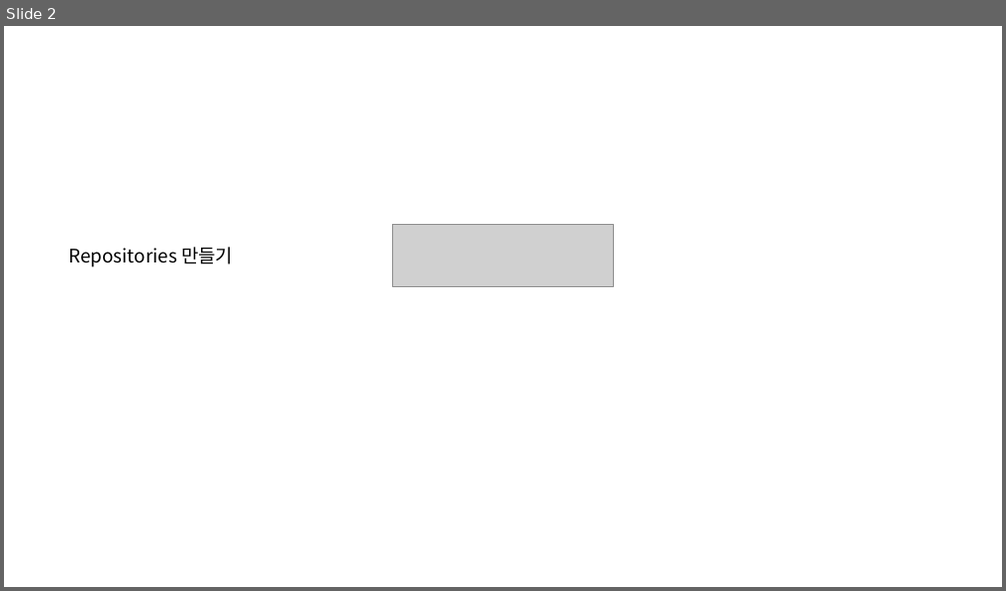
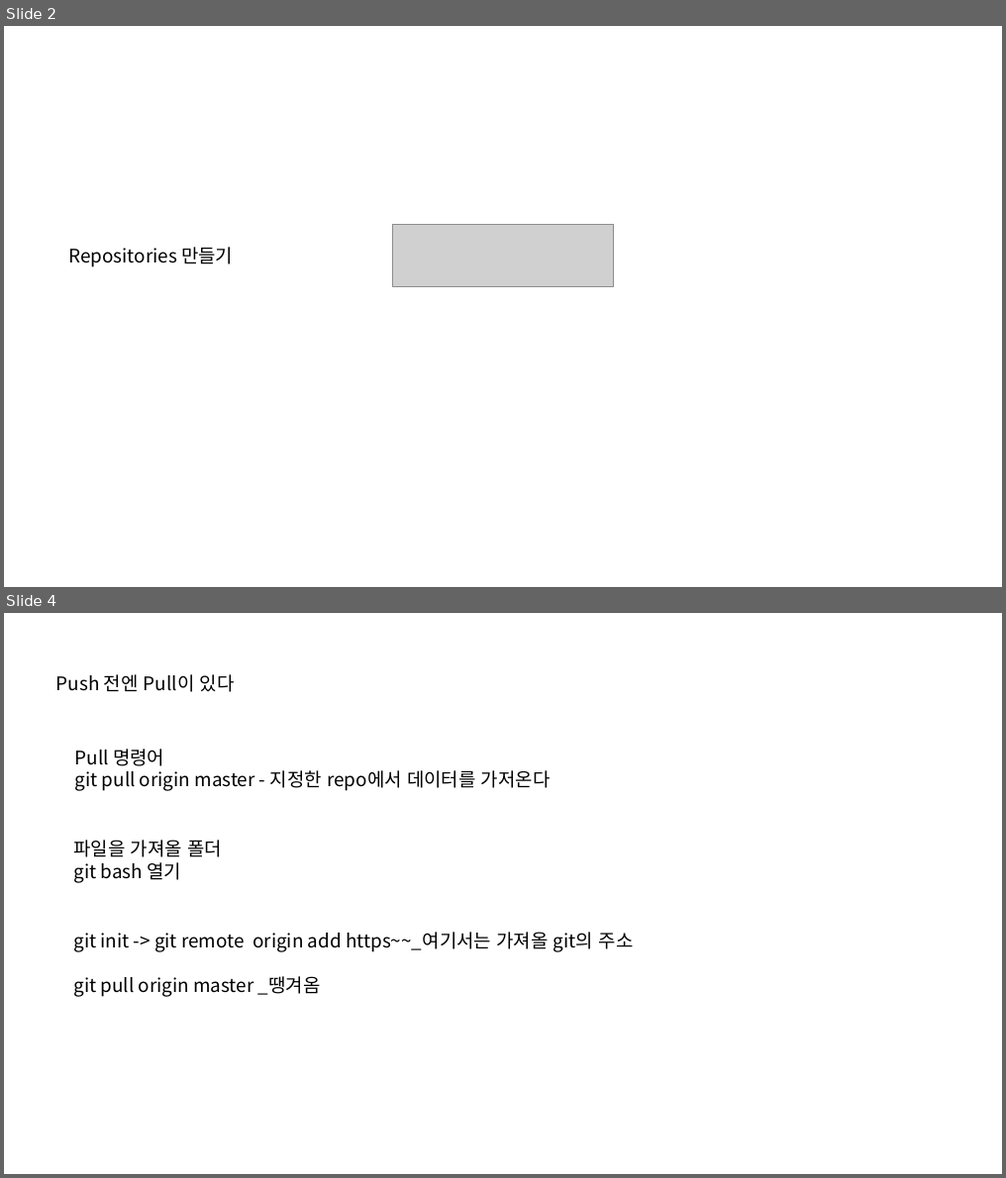
Before and after one commit to tjddms622/c_diary, a slide deck: git hub ori.pptx. Shown one above the other, each under a label of ours: slide 2 before the commit, slides 2 and 4 after it; the slides between them are not shown. The pictures are 1006x591 and 1006x1178 pixels, drawn with LibreOffice and Linux fonts; fonts in the diff are those of the drawing; grey boxes stand for pictures. Boxes give left, top, right and bottom in pixels: in the first picture for what was removed or moved away, otherwise in the second. Text is boxed around its words. In the diff, an @@ line names an element or a change of style, - is before the commit and + after.

Commit message:
pull push add complete

```diff
--- a/git hub ori.pptx
+++ b/git hub ori.pptx
@@ slide 4 added at [4,613,1002,1174], background #FFFFFF @@
@@ text added at [56,674,235,692], 18 pt, text #000000 @@
+Push 전엔 Pull이 있다
@@ text added at [75,749,550,791], 18 pt, text #000000 @@
+Pull 명령어
+git pull origin master - 지정한 repo에서 데이터를 가저온다
@@ text added at [73,840,222,883], 18 pt, text #000000 @@
+파일을 가져올 폴더 git bash 열기
@@ text added at [73,932,634,997], 18 pt, text #000000 @@
+git init -> git remote origin add https~~_여기서는 가져올 git의 주소
+git pull origin master _땡겨옴
```
Also in this commit, not shown: 2 slides changed.
